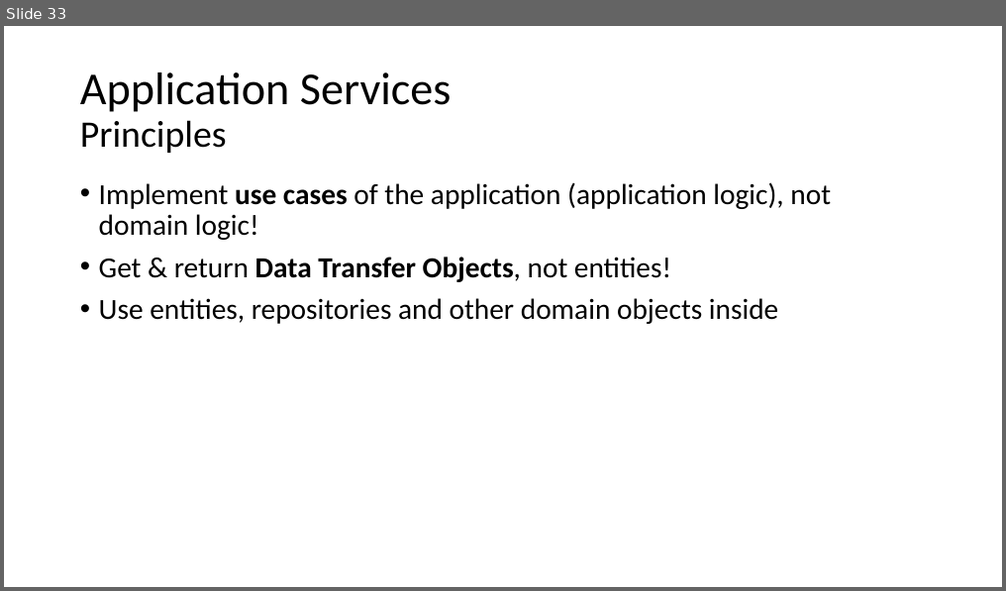
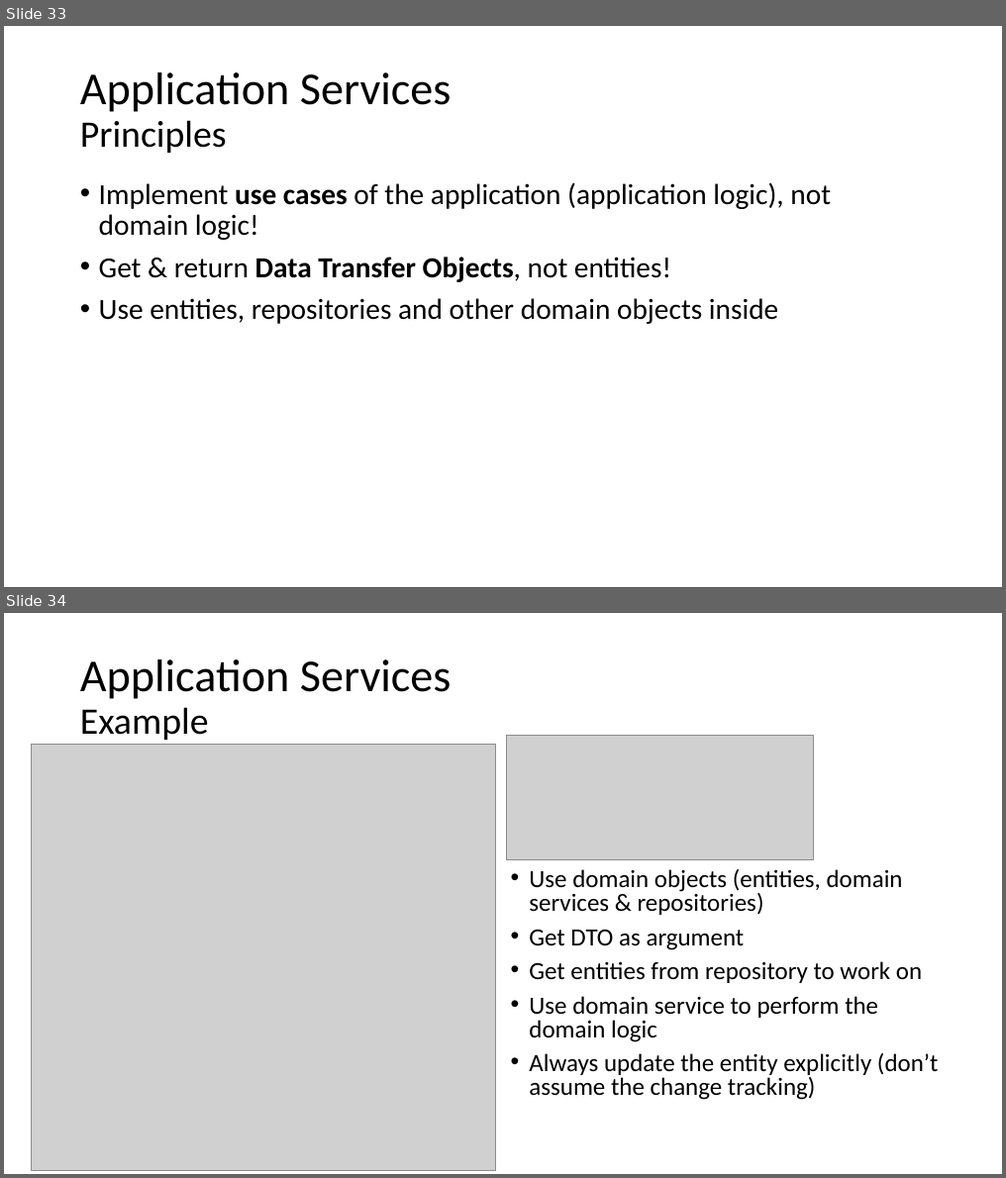
Before and after one commit to hikalkan/presentations, a slide deck: 2019-10-26 Implementing DDD/Presentation.pptx. Shown one above the other, each under a label of ours: slide 33 before the commit, slides 33 and 34 after it. The pictures are 1006x591 and 1006x1178 pixels, drawn with LibreOffice and Linux fonts; fonts in the diff are those of the drawing; grey boxes stand for pictures. Boxes give left, top, right and bottom in pixels: in the first picture for what was removed or moved away, otherwise in the second. Text is boxed around its words. In the diff, an @@ line names an element or a change of style, - is before the commit and + after.

```diff
--- a/2019-10-26 Implementing DDD/Presentation.pptx
+++ b/2019-10-26 Implementing DDD/Presentation.pptx
@@ slide 34 added at [4,613,1002,1174], background #FFFFFF @@
@@ title added at [80,660,451,740], 44 pt, text #000000 @@
+Application Services
+Example
@@ picture added at [31,744,496,1170] @@
@@ picture added at [506,735,813,861] @@
@@ text added at [529,869,939,1100], 23.8 pt, text #000000 @@
+• Use domain objects (entities, domain services & repositories)
+• Get DTO as argument
+• Get entities from repository to work on
+• Use domain service to perform the domain logic
+• Always update the entity explicitly (don’t assume the change tracking)
```
Also in this commit, not shown: 5 other slides added, 1 other file.
